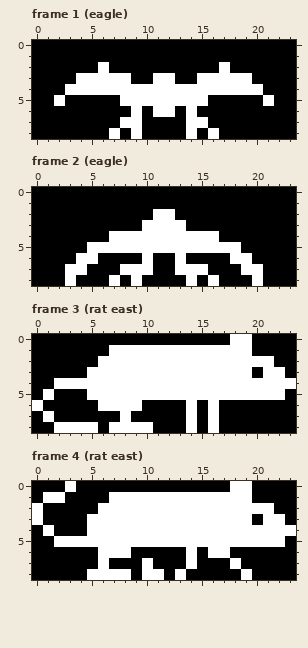
File history of a pixel-art file, References/nasties 21x9 01.aseprite. The picture above was drawn from the file before the commit.
24x9 pixels, 6 frames. Shown: frame 1 (eagle), frame 2 (eagle), frame 3 (rat east), frame 4 (rat east). The commit also changed other frames, which this record leaves out.
New version:
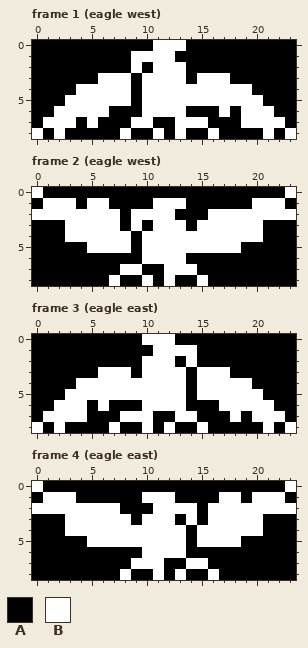
Palette (. is transparent): A #000000  B #ffffff
The exact change:
Changed rows in their new state; - is an unchanged pixel.
Frame 1 (eagle west):
first column x 0:
0 -----------BBB----------
1 ---------BBBB-----------
2 ------A--B-BBB---A------
3 ----AA----B--B----AA----
4 ---A-----A----------A---
5 --ABBBBB-A------BBBBBA--
6 --BBBBB--AB--BA--B-BBB--
7 -BBB-B--A-B--B-----BBBB-
8 B-B----ABA-B-BA------B-B
Frame 2 (eagle west):
first column x 0:
0 B----------------------B
1 -BBB-BB----BBB------BBB-
2 BBBBBBBB-BB-----BBBBBBBB
3 ---BBBBB-BA----BBBBBB---
4 ---BBBB--A-------BBBB---
5 ---------A--------------
6 ----AA-----BB-----AA----
7 ---AA-----A-B--A---AA---
8 ---A-----AB-B-ABA---A---
Frame 3 (eagle east):
first column x 0:
0 ----------BBB-----AA----
1 -------AAAA----AAAAA----
2 ------AAAA---A-AAAAAAA--
3 -----A---A----A---AA-AA-
4 --AA----------A-----AAAA
5 -A-BB---------A------AA-
6 A-BBB--AAABBBBA-ABBBBB--
7 --BBB----BB--B--A-B-BBB-
8 B--AAA--AA--B-ABA----B-B
Frame 4 (eagle east):
first column x 0:
0 B--A--------------AA---B
1 ---B---AAA---AAAA--ABBB-
2 -BBBBB--AAA----A------BB
3 A--BB----A---A-A----BAA-
4 -A-BB---------A------AAA
5 --AAA---------A----AAAA-
6 ------AAA-BBBBA-AA------
7 ------A--B-B---B--A-----
8 -----AAA--A-----B--A----
Where, in picture pixels (left, top, right, bottom), the same in both pictures:
changed: (32, 40, 296, 139)
changed: (32, 187, 296, 286)
changed: (32, 334, 296, 433)
changed: (32, 481, 296, 580)
